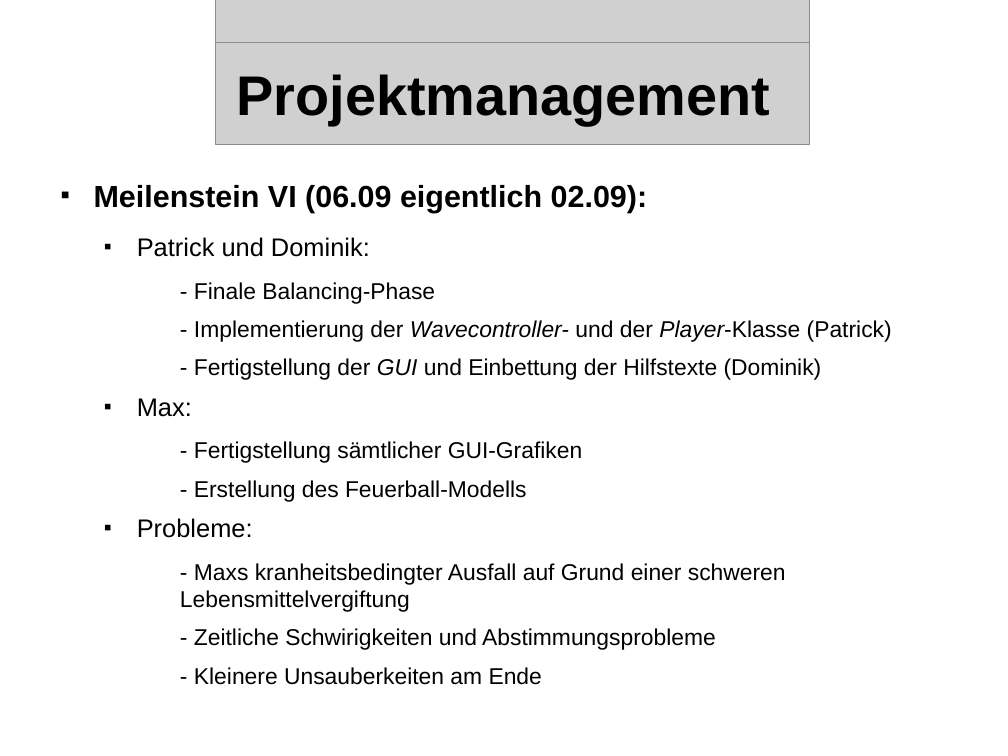
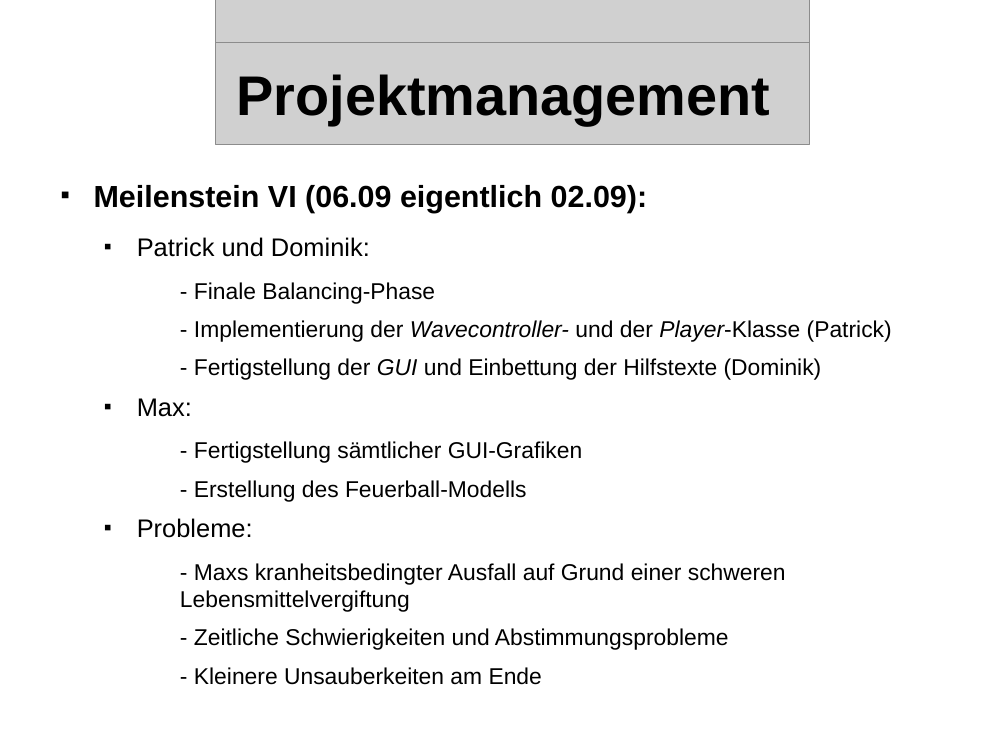
Before and after one commit to streber91/3D-Game-Project, a slide deck: slide 11 of Documents/Präsentationen/Underlord Abschlusspräsentation.odp. Drawn at 1008x756 pixels with LibreOffice and Linux fonts; fonts in the diff are those of the drawing; grey boxes stand for pictures; background and template pictures are left out. Boxes give left, top, right and bottom in pixels: in the first picture for what was removed or moved away, otherwise in the second. Text is boxed around its words. In the diff, an @@ line names an element or a change of style, - is before the commit and + after.

```diff
--- a/Documents/Präsentationen/Underlord Abschlusspräsentation.odp
+++ b/Documents/Präsentationen/Underlord Abschlusspräsentation.odp
@@ text at bbox=[194, 628, 729, 650]: text changed @@
-    - Zeitliche Schwirigkeiten und Abstimmungsprobleme
+    - Zeitliche Schwierigkeiten und Abstimmungsprobleme
```
Also in this commit, not shown: 11 other slides changed, 5 slides added, 7 slides removed.
